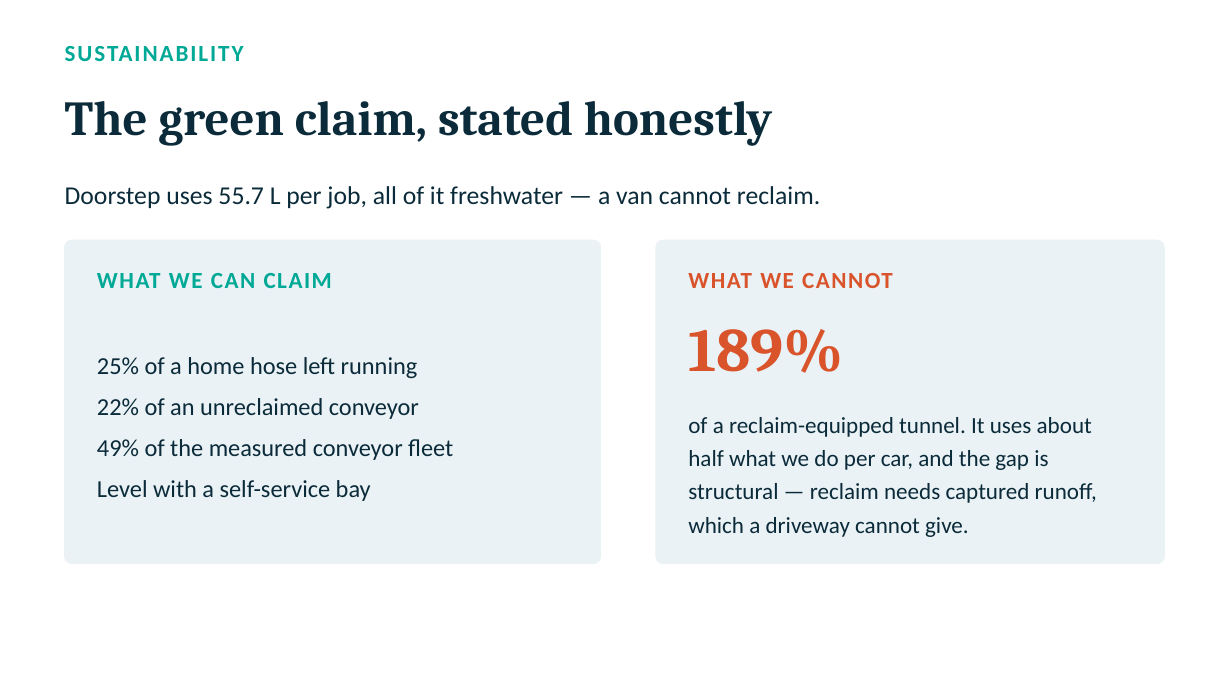
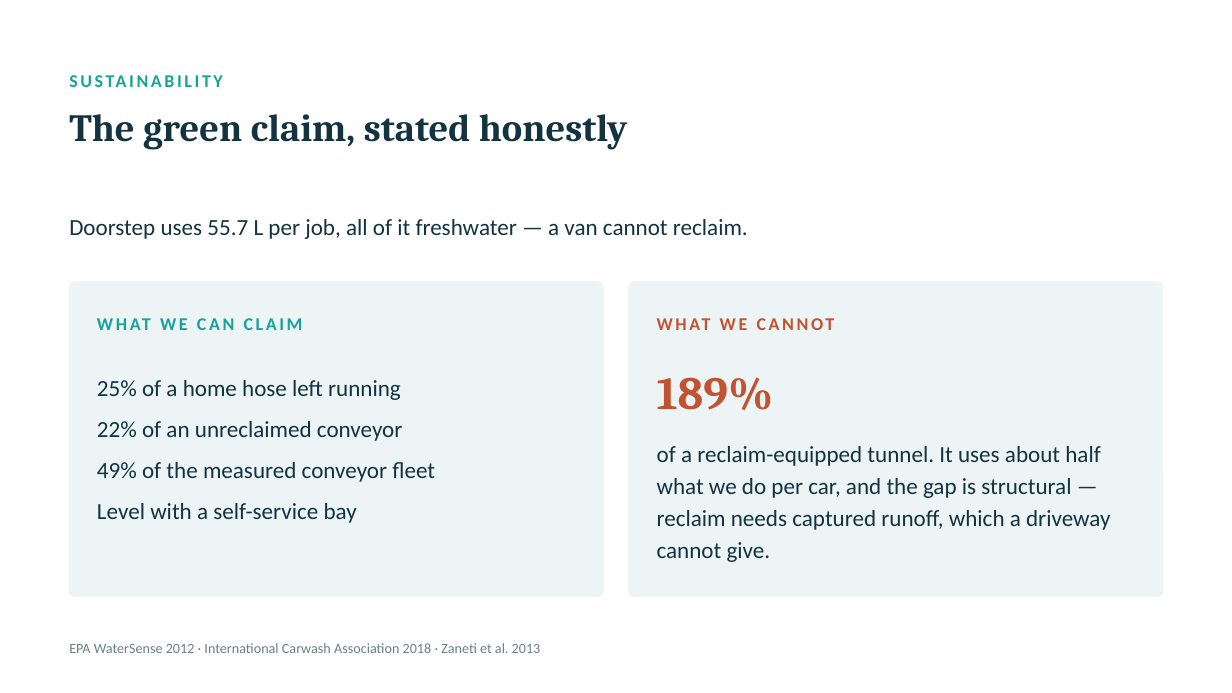
Before and after one commit to namanphogat0003-commits/doorstep-A07-water-supplies, a slide deck: slide 11 of paper/A7_slides.pptx. Drawn at 1232x693 pixels with LibreOffice and Linux fonts; fonts in the diff are those of the drawing. Boxes give left, top, right and bottom in pixels: in the first picture for what was removed or moved away, otherwise in the second. Text is boxed around its words. In the diff, an @@ line names an element or a change of style, - is before the commit and + after.

```diff
--- a/paper/A7_slides.pptx
+++ b/paper/A7_slides.pptx
@@ text "SUSTAINABILITY": place and size @@
-text "SUSTAINABILITY" at box(65, 46, 244, 61)
+text "SUSTAINABILITY" at box(69, 69, 1163, 97)
@@ text "SUSTAINABILITY" at box(69, 69, 1163, 97): size 18 to 14 pt, text colour #00A896 to #17A398, letter spacing 1.5 to 2 pt; vertical alignment middle to top @@
@@ text "The green claim, stated honestly": place and size @@
-text "The green claim, stated honestly" at box(65, 101, 772, 145)
+text "The green claim, stated honestly" at box(69, 114, 628, 150)
@@ text "The green claim, stated honestly" at box(69, 114, 628, 150): size 38 to 30 pt, text colour #0B2B3A to #12333F; vertical alignment middle to top @@
@@ text "Doorstep uses 55.7 L per ...": place and size @@
-text "Doorstep uses 55.7 L per ..." at box(65, 186, 820, 209)
+text "Doorstep uses 55.7 L per ..." at box(69, 219, 748, 239)
@@ text "Doorstep uses 55.7 L per ..." at box(69, 219, 748, 239): size 20 to 18 pt, text colour #0B2B3A to #12333F; line spacing 1 to 25pt; vertical alignment middle to top @@
@@ rounded rectangle: place and size @@
-rounded rectangle at box(65, 240, 601, 564)
+rounded rectangle at box(69, 282, 604, 597)
@@ rounded rectangle at box(69, 282, 604, 597): fill #EAF2F5 to #EDF4F6; outline #EAF2F5 1 pt to #EDF4F6 1 pt; proportions changed @@
@@ rounded rectangle at box(629, 282, 1164, 597): fill #EAF2F5 to #EDF4F6; outline #EAF2F5 1 pt to #EDF4F6 1 pt; proportions changed @@
@@ rounded rectangle: place and size @@
-rounded rectangle at box(656, 240, 1165, 564)
+rounded rectangle at box(629, 282, 1164, 597)
@@ text "WHAT WE CAN CLAIM": place and size @@
-text "WHAT WE CAN CLAIM" at box(97, 273, 332, 288)
+text "WHAT WE CAN CLAIM" at box(97, 310, 576, 339)
@@ text "WHAT WE CAN CLAIM" at box(97, 310, 576, 339): size 18 to 14 pt, text colour #00A896 to #17A398, letter spacing 1.2 to 2 pt; line spacing 1 to 19pt; vertical alignment middle to top @@
@@ text "WHAT WE CANNOT": place and size @@
-text "WHAT WE CANNOT" at box(688, 273, 893, 288)
+text "WHAT WE CANNOT" at box(657, 310, 1136, 339)
@@ text "WHAT WE CANNOT" at box(657, 310, 1136, 339): size 18 to 14 pt, text colour #D9532B to #C25332, letter spacing 1.2 to 2 pt; line spacing 1 to 19pt; vertical alignment middle to top @@
@@ text "189%": place and size @@
-text "189%" at box(688, 329, 843, 373)
+text "189%" at box(657, 377, 774, 410)
@@ text "189%" at box(657, 377, 774, 410): size 48 to 36 pt, text colour #D9532B to #C25332; line spacing 1 to 50pt; vertical alignment middle to top @@
@@ text "25% of a home hose ...": place and size @@
-text "25% of a home hose ..." at box(97, 357, 453, 501)
+text "25% of a home hose ..." at box(97, 380, 435, 523)
@@ text "25% of a home hose ..." at box(97, 380, 435, 523): size 19 to 18 pt, text colour #0B2B3A to #12333F; vertical alignment middle to top @@
@@ text "of a reclaim-equipped tunnel. It ...": place and size @@
-text "of a reclaim-equipped tunnel. It ..." at box(688, 417, 1097, 537)
+text "of a reclaim-equipped tunnel. It ..." at box(657, 446, 1110, 562)
@@ text "of a reclaim-equipped tunnel. It ..." at box(657, 446, 1110, 562): text colour #0B2B3A to #12333F; line spacing 26pt to 25pt; vertical alignment middle to top @@
@@ text added at box(69, 643, 541, 653), 11 pt, text #68808B @@
+EPA WaterSense 2012 · International Carwash Association 2018 · Zaneti et al. 2013
```
Also in this commit, not shown: 11 other slides changed, 5 other files.
